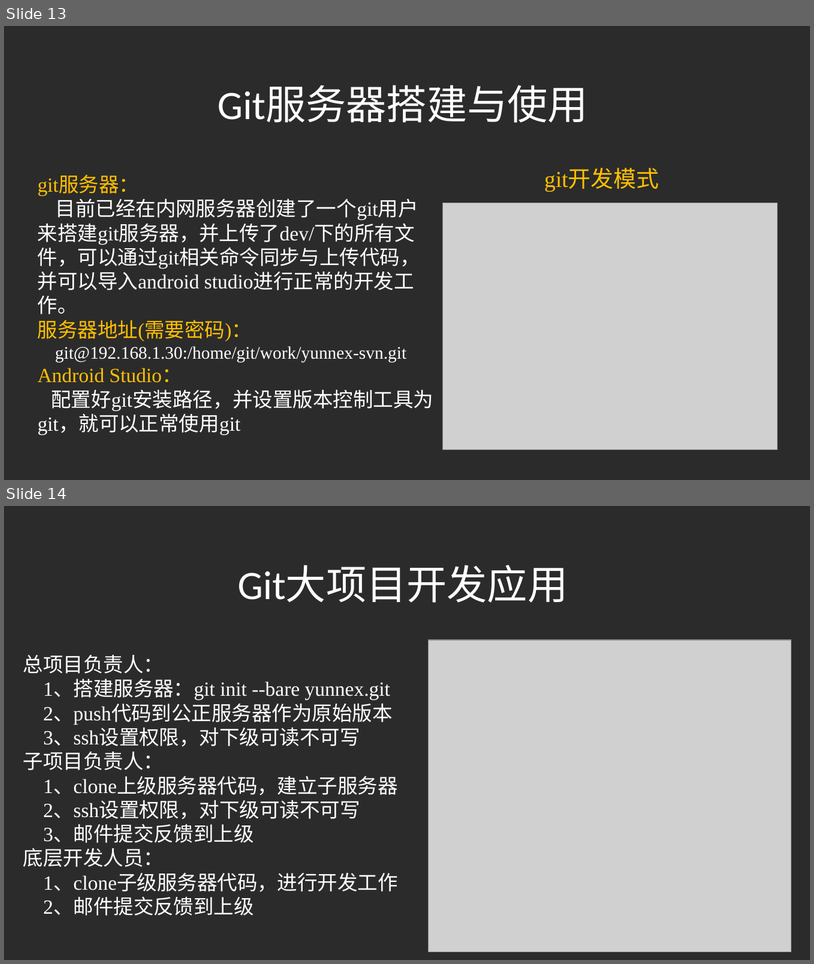
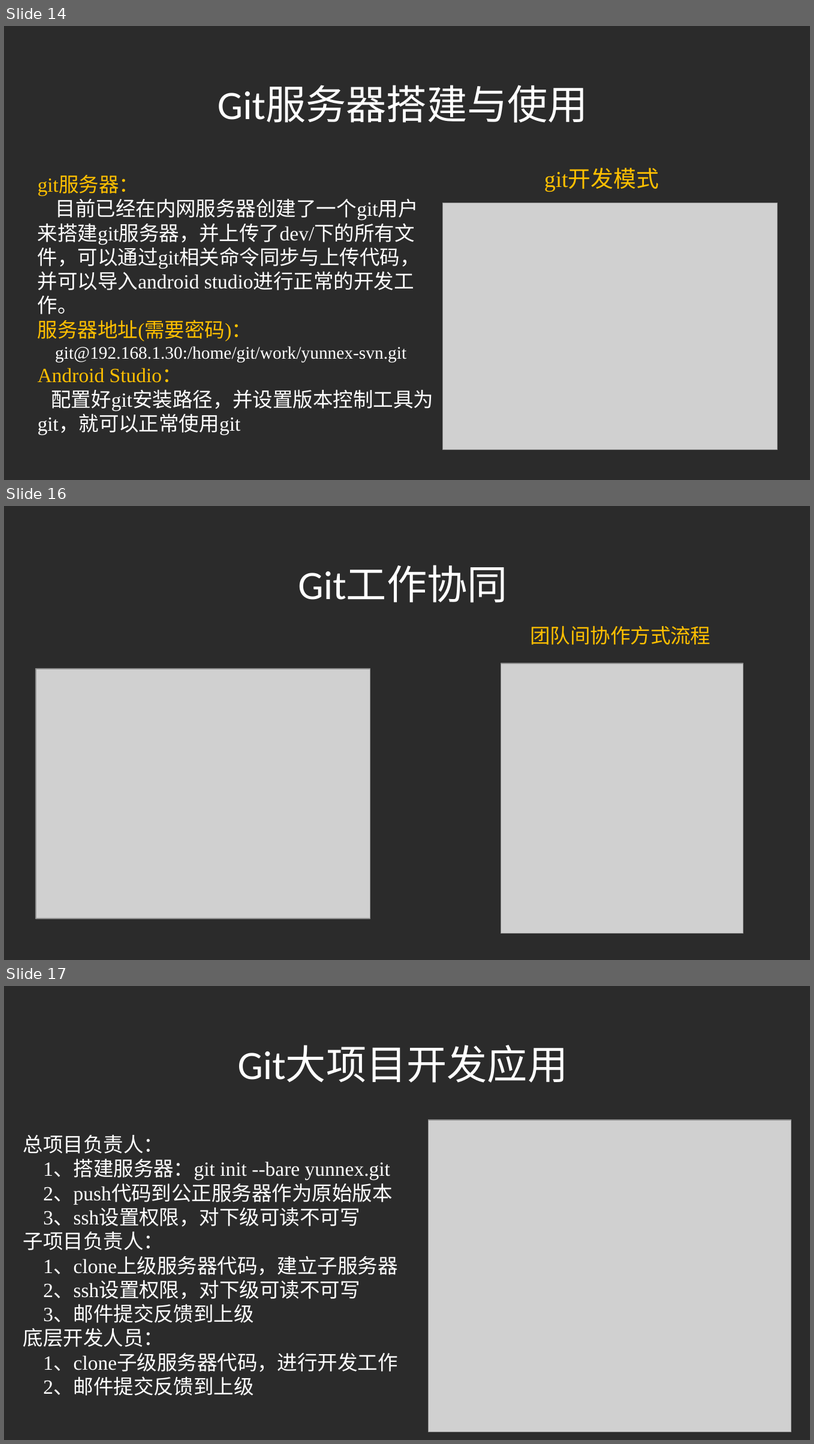
Before and after one commit to liuchangfa/workplace, a slide deck: training/Git/Git.ppt. Shown one above the other, each under a label of ours: slides 13 and 14 before the commit, slides 14, 16 and 17 after it; the slides between them are not shown. The pictures are 814x964 and 814x1444 pixels, drawn with LibreOffice and Linux fonts; fonts in the diff are those of the drawing; grey boxes stand for pictures; background and template pictures are left out; a plain dark background stands for a picture behind light text. Boxes give left, top, right and bottom in pixels: in the first picture for what was removed or moved away, otherwise in the second. Text is boxed around its words. In the diff, an @@ line names an element or a change of style, - is before the commit and + after.

```diff
--- a/training/Git/Git.ppt
+++ b/training/Git/Git.ppt
@@ slide 16 added at (x1=4, y1=506, x2=810, y2=960), background picture (left out) @@
@@ text added at (x1=298, y1=565, x2=507, y2=603), 32 pt, text #FFFFFF @@
+Git工作协同
@@ text added at (x1=530, y1=625, x2=711, y2=645), 16 pt, text #FFC000 @@
+团队间协作方式流程
@@ picture added at (x1=501, y1=663, x2=743, y2=933) @@
@@ picture added at (x1=36, y1=669, x2=371, y2=918) @@
@@ what was slide 13 is now slide 14 @@
@@ what was slide 14 is now slide 17 @@
```
Also in this commit, not shown: 3 slides changed, 2 other slides added, 6 other files.
